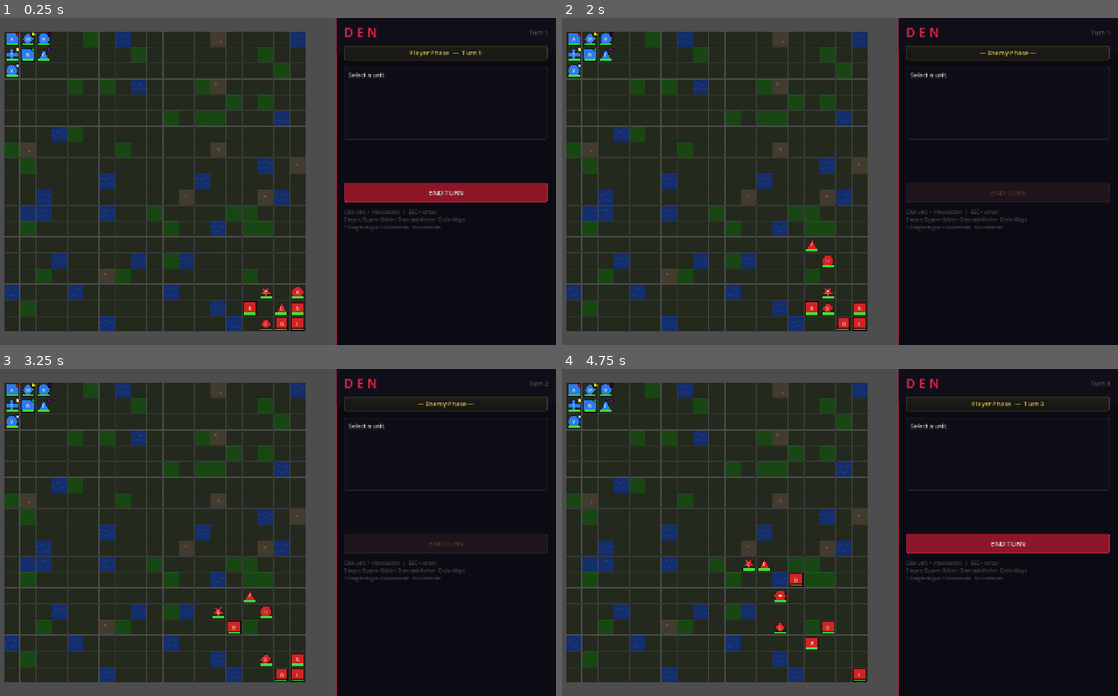
Above: before the commit, frames 1-4 (two rows, left to right).
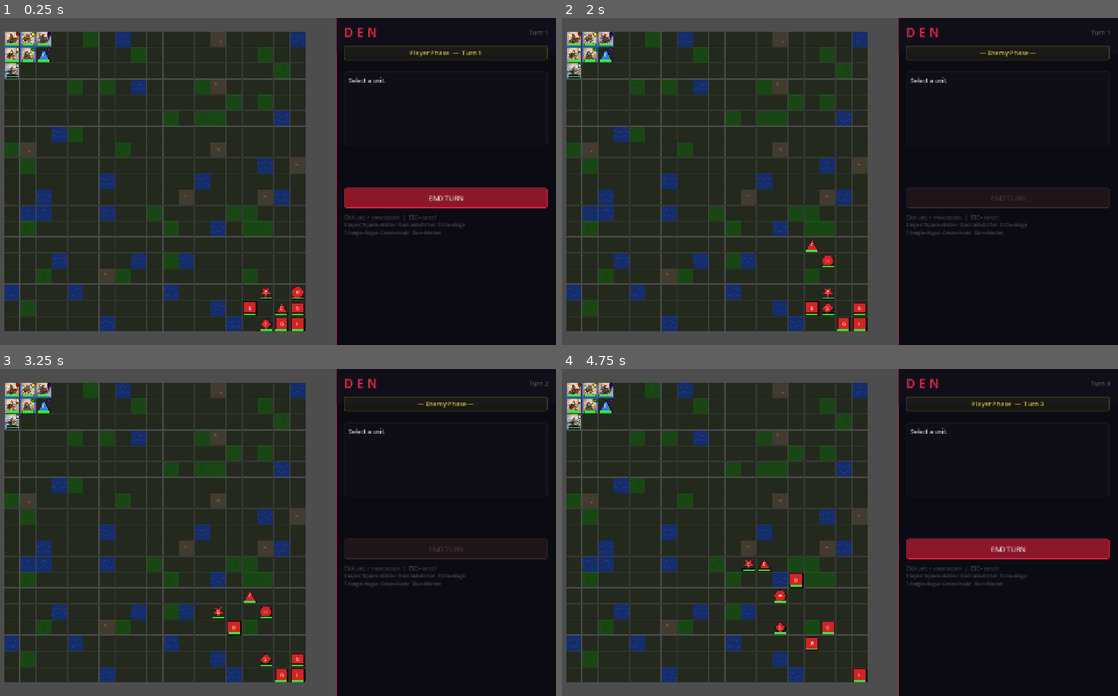
Above: after the commit, the same moments.

Repository: lEWFkRAD/Den
Game: Godot game, scene res://scenes/battle/Battle.tscn
Same seed, same stepped clock (60 frames per second), same inputs: the game is played once before the commit and once after it.
Inputs (mouse positions are in pixels of both pictures, inside the frame that each line leads up to):
- Up to frame 1 (0.25 s): no input
- Up to frame 2 (2 s): click "END TURN" at 0.5 s; tap Enter at 1.25 s; move the mouse to (956, 165) at 1.27 s; click (956, 165) at 1.42 s
- Up to frame 3 (3.25 s): tap Space at 2 s; drag from (150, 548) to (233, 597) at 2.02 s; click "END TURN" at 2.75 s
- Up to frame 4 (4.75 s): tap Enter at 3.5 s; move the mouse to (884, 460) at 3.52 s; click (884, 460) at 3.67 s; drag from (795, 597) to (650, 483) at 4.27 s

The runs differ from the first frame. In frame 1, 2.7% of the frame differs, in the area x 0-99%, y 4-96%; in frame 2, 1.6%; in frame 3, 1.6%; in frame 4, 2.7%.

Commit message:
Add character and kip sprite art integration
Crop portraits and grid sprites from art sheet, display character
portraits and kip art in the info panel, render player units as
sprite textures on the grid with team-color borders and dim-on-acted.
Enemies fall back to shape rendering.

Co-Authored-By: Claude Opus 4.6 <noreply@anthropic.com>

Diff:
--- a/scripts/battle/Battle.gd
+++ b/scripts/battle/Battle.gd
@@ -51,6 +51,10 @@
 var hp_bar_bg:       ColorRect
 var hp_bar_fill:     ColorRect
 var hp_bar_label:    Label
+var portrait_tex:    TextureRect
+var kip_portrait_tex: TextureRect
+var portrait_cache:  Dictionary = {}  # name_lower → Texture2D
+var kip_portrait_cache: Dictionary = {}  # kip_name_lower → Texture2D
 
 # Speech timer
 var speech_timer:   float = 0.0
@@ -61,10 +65,23 @@
 
 func _ready():
 	_setup_camera()
+	_load_portraits()
 	_build_ui()
 	_start_battle()
 	BattleState.kip_speaks.connect(_on_kip_speaks)
 	BattleState.unit_died.connect(_on_unit_died)
+
+func _load_portraits():
+	var char_names = ["aldric", "mira", "voss", "seren", "bram", "corvin", "yael", "lorn"]
+	for cname in char_names:
+		var path = "res://assets/portraits/%s.png" % cname
+		if ResourceLoader.exists(path):
+			portrait_cache[cname] = load(path)
+	var kip_names = ["scar", "thorn", "bolt", "null", "sleet", "dusk", "solen", "the_first"]
+	for kname in kip_names:
+		var path = "res://assets/kips/%s.png" % kname
+		if ResourceLoader.exists(path):
+			kip_portrait_cache[kname] = load(path)
 
 func _setup_camera():
 	camera = Camera2D.new()
@@ -895,6 +912,28 @@
 	root.add_child(phase_container)
 
 	root.add_child(_spacer(6))
+
+	# Portrait row (character + kip side by side)
+	var portrait_row = HBoxContainer.new()
+	portrait_row.custom_minimum_size = Vector2(448, 0)
+	portrait_row.add_theme_constant_override("separation", 8)
+
+	portrait_tex = TextureRect.new()
+	portrait_tex.custom_minimum_size = Vector2(110, 100)
+	portrait_tex.stretch_mode = TextureRect.STRETCH_KEEP_ASPECT_CENTERED
+	portrait_tex.expand_mode = TextureRect.EXPAND_FIT_WIDTH
+	portrait_tex.visible = false
+	portrait_row.add_child(portrait_tex)
+
+	kip_portrait_tex = TextureRect.new()
+	kip_portrait_tex.custom_minimum_size = Vector2(80, 80)
+	kip_portrait_tex.stretch_mode = TextureRect.STRETCH_KEEP_ASPECT_CENTERED
+	kip_portrait_tex.expand_mode = TextureRect.EXPAND_FIT_WIDTH
+	kip_portrait_tex.visible = false
+	portrait_row.add_child(kip_portrait_tex)
+
+	root.add_child(portrait_row)
+	root.add_child(_spacer(4))
 
 	# Info panel (RichTextLabel in a card)
 	var info_card = PanelContainer.new()
@@ -1044,9 +1083,31 @@
 func _set_info_text(text: String):
 	info_rtl.clear()
 	info_rtl.append_text(text)
+	portrait_tex.visible = false
+	kip_portrait_tex.visible = false
 
 func _set_info_bbcode(unit):
 	info_rtl.clear()
+
+	# Show portrait
+	var pkey = unit.unit_name.to_lower()
+	if portrait_cache.has(pkey):
+		portrait_tex.texture = portrait_cache[pkey]
+		portrait_tex.visible = true
+	else:
+		portrait_tex.visible = false
+
+	# Show kip portrait
+	if unit.bonded_kip:
+		var kip_key = unit.bonded_kip.kip_name.to_lower().replace(" ", "_")
+		# Handle "Null" kip → file is "null.png"
+		if kip_portrait_cache.has(kip_key):
+			kip_portrait_tex.texture = kip_portrait_cache[kip_key]
+			kip_portrait_tex.visible = true
+		else:
+			kip_portrait_tex.visible = false
+	else:
+		kip_portrait_tex.visible = false
 
 	# Unit name (big, team-colored)
 	var name_col = "#5588ee" if unit.is_player_unit else "#ee4433"
--- a/scripts/battle/Grid.gd
+++ b/scripts/battle/Grid.gd
@@ -14,13 +14,30 @@
 var damage_pops: Array      = []   # [{pos, text, color, timer, max_timer}]
 var units_ref:   Array       = []
 var unit_offsets: Dictionary = {}  # Unit → Vector2 (pixel offset for attack animations)
+var sprite_cache: Dictionary = {}  # unit_name_lower → Texture2D
+var kip_sprite_cache: Dictionary = {}  # kip_name_lower → Texture2D
 
 func initialize(unit_count: int, _kip_count: int = 0):
 	grid_width  = BASE_WIDTH  + unit_count * TILES_PER_UNIT
 	grid_height = BASE_HEIGHT + unit_count * TILES_PER_UNIT
 	_build_tiles()
 	_scatter_terrain()
-	queue_redraw()
+	_load_sprites()
+	queue_redraw()
+
+func _load_sprites():
+	# Player character sprites
+	var char_names = ["aldric", "mira", "voss", "seren", "bram", "corvin", "yael", "lorn"]
+	for cname in char_names:
+		var path = "res://assets/portraits/%s_small.png" % cname
+		if ResourceLoader.exists(path):
+			sprite_cache[cname] = load(path)
+	# Kip sprites
+	var kip_names = ["scar", "thorn", "bolt", "null", "sleet", "dusk", "solen", "the_first"]
+	for kname in kip_names:
+		var path = "res://assets/kips/%s_small.png" % kname
+		if ResourceLoader.exists(path):
+			kip_sprite_cache[kname] = load(path)
 
 func _build_tiles():
 	tiles.clear()
@@ -107,9 +124,61 @@
 	var ux  = p.x * TILE_SIZE + int(offset.x)
 	var uy  = p.y * TILE_SIZE + int(offset.y)
 	var pad = 6
-	var col = unit.get_display_color()
-	var shape = unit.get_class_shape()
-
+
+	# Try sprite-based rendering first
+	var sprite_key = unit.unit_name.to_lower()
+	var tex = sprite_cache.get(sprite_key, null)
+
+	if tex != null:
+		# Draw sprite scaled into tile with small padding
+		var sp = 2  # sprite padding
+		var sprite_rect = Rect2(ux + sp, uy + sp, TILE_SIZE - sp * 2, TILE_SIZE - sp * 2)
+		# Dim if acted
+		if unit.has_acted and unit.is_player_unit:
+			draw_texture_rect(tex, sprite_rect, false, Color(0.5, 0.5, 0.6, 0.7))
+		else:
+			draw_texture_rect(tex, sprite_rect, false)
+		# Team color border
+		var border_col = Color(0.18, 0.48, 0.92, 0.7) if unit.is_player_unit else Color(0.82, 0.14, 0.14, 0.7)
+		if unit.has_acted and unit.is_player_unit:
+			border_col = Color(0.3, 0.3, 0.4, 0.5)
+		draw_rect(sprite_rect, border_col, false, 1.5)
+	else:
+		# Fallback: shape-based rendering for enemies / missing sprites
+		var col = unit.get_display_color()
+		var shape = unit.get_class_shape()
+		_draw_unit_shape(ux, uy, pad, col, shape)
+		# Unit initial (only for shape-rendered units)
+		draw_string(font, Vector2(ux+TILE_SIZE/2-5, uy+TILE_SIZE/2+5),
+			unit.unit_name.substr(0,1).to_upper(),
+			HORIZONTAL_ALIGNMENT_LEFT, -1, 14, Color(1,1,1,0.9))
+
+	# HP bar (improved with border and gradient)
+	var hpr  = float(unit.stats.hp) / float(unit.stats.max_hp)
+	var bw   = TILE_SIZE - pad*2
+	var bh   = 5
+	var by   = uy + TILE_SIZE - bh - 3
+	draw_rect(Rect2(ux+pad-1, by-1, bw+2, bh+2), Color(0, 0, 0, 0.7))
+	draw_rect(Rect2(ux+pad, by, bw, bh), Color(0.06, 0.06, 0.06))
+	var bc = Color(0.15, 0.88, 0.15) if hpr > 0.5 else (Color(0.92, 0.58, 0.1) if hpr > 0.25 else Color(0.92, 0.12, 0.12))
+	var fill_w = int(bw * hpr)
+	if fill_w > 0:
+		draw_rect(Rect2(ux+pad, by, fill_w, bh), bc)
+		draw_rect(Rect2(ux+pad, by, fill_w, int(bh / 2)), Color(1, 1, 1, 0.15))
+
+	# Kip indicator
+	if unit.bonded_kip != null:
+		var kip     = unit.bonded_kip
+		var dot_pos = Vector2(ux+TILE_SIZE-pad-1, uy+pad+2)
+		draw_circle(dot_pos, 5, unit.get_kip_color())
+		draw_circle(dot_pos, 5, Color(0,0,0,0.5), false)
+		if kip.current_phase == Kip.Phase.DEPLOYED:
+			draw_circle(dot_pos, 7, Color(1,1,1,0.55), false)
+		elif kip.current_phase == Kip.Phase.AWAKENED:
+			draw_circle(dot_pos, 8,  Color(1.0,0.9,0.2,0.9),  false)
+			draw_circle(dot_pos, 11, Color(1.0,0.6,0.1,0.45), false)
+
+func _draw_unit_shape(ux: int, uy: int, pad: int, col: Color, shape: String):
 	match shape:
 		"square":
 			var r = Rect2(ux+pad, uy+pad, TILE_SIZE-pad*2, TILE_SIZE-pad*2)
@@ -122,7 +191,6 @@
 		"diamond":
 			var cx = ux + TILE_SIZE/2
 			var cy = uy + TILE_SIZE/2
-			var half = TILE_SIZE/2 - pad
 			var pts = PackedVector2Array([
 				Vector2(cx, uy+pad),
 				Vector2(ux+TILE_SIZE-pad, cy),
@@ -160,36 +228,6 @@
 				pts.append(Vector2(cx + cos(angle)*r, cy + sin(angle)*r))
 			draw_colored_polygon(pts, col)
 
-	# HP bar (improved with border and gradient)
-	var hpr  = float(unit.stats.hp) / float(unit.stats.max_hp)
-	var bw   = TILE_SIZE - pad*2
-	var bh   = 5
-	var by   = uy + TILE_SIZE - bh - 5
-	draw_rect(Rect2(ux+pad-1, by-1, bw+2, bh+2), Color(0, 0, 0, 0.6))
-	draw_rect(Rect2(ux+pad, by, bw, bh), Color(0.06, 0.06, 0.06))
-	var bc = Color(0.15, 0.88, 0.15) if hpr > 0.5 else (Color(0.92, 0.58, 0.1) if hpr > 0.25 else Color(0.92, 0.12, 0.12))
-	var fill_w = int(bw * hpr)
-	if fill_w > 0:
-		draw_rect(Rect2(ux+pad, by, fill_w, bh), bc)
-		draw_rect(Rect2(ux+pad, by, fill_w, int(bh / 2)), Color(1, 1, 1, 0.15))
-
-	# Kip indicator
-	if unit.bonded_kip != null:
-		var kip     = unit.bonded_kip
-		var dot_pos = Vector2(ux+TILE_SIZE-pad-1, uy+pad+2)
-		draw_circle(dot_pos, 5, unit.get_kip_color())
-		draw_circle(dot_pos, 5, Color(0,0,0,0.5), false)
-		if kip.current_phase == Kip.Phase.DEPLOYED:
-			draw_circle(dot_pos, 7, Color(1,1,1,0.55), false)
-		elif kip.current_phase == Kip.Phase.AWAKENED:
-			draw_circle(dot_pos, 8,  Color(1.0,0.9,0.2,0.9),  false)
-			draw_circle(dot_pos, 11, Color(1.0,0.6,0.1,0.45), false)
-
-	# Unit initial
-	draw_string(font, Vector2(ux+TILE_SIZE/2-5, uy+TILE_SIZE/2+5),
-		unit.unit_name.substr(0,1).to_upper(),
-		HORIZONTAL_ALIGNMENT_LEFT, -1, 14, Color(1,1,1,0.9))
-
 # ─── Terrain Detail Drawing ───────────────────────────────────────────────────
 
 func _draw_terrain_detail(pos: Vector2i, tile: Tile, rx: int, ry: int):
@@ -238,41 +276,16 @@
 	var uy = p.y * TILE_SIZE + int(offset.y) + 2
 	var pad = 6
 	var sc = Color(0, 0, 0, 0.25)
+
+	# Sprite units get a simple rect shadow
+	var sprite_key = unit.unit_name.to_lower()
+	if sprite_cache.has(sprite_key):
+		var sp = 2
+		draw_rect(Rect2(ux + sp, uy + sp, TILE_SIZE - sp * 2, TILE_SIZE - sp * 2), sc)
+		return
+
 	var shape = unit.get_class_shape()
-
-	match shape:
-		"square":
-			draw_rect(Rect2(ux + pad, uy + pad, TILE_SIZE - pad * 2, TILE_SIZE - pad * 2), sc)
-		"square_thick":
-			draw_rect(Rect2(ux + pad - 2, uy + pad - 2, TILE_SIZE - pad * 2 + 4, TILE_SIZE - pad * 2 + 4), sc)
-		"diamond":
-			var cx = ux + TILE_SIZE / 2; var cy = uy + TILE_SIZE / 2
-			var pts = PackedVector2Array([
-				Vector2(cx, uy + pad), Vector2(ux + TILE_SIZE - pad, cy),
-				Vector2(cx, uy + TILE_SIZE - pad), Vector2(ux + pad, cy)])
-			draw_colored_polygon(pts, sc)
-		"circle":
-			draw_circle(Vector2(ux + TILE_SIZE / 2, uy + TILE_SIZE / 2), TILE_SIZE / 2 - pad, sc)
-		"triangle":
-			var cx = ux + TILE_SIZE / 2
-			var pts = PackedVector2Array([
-				Vector2(cx, uy + pad),
-				Vector2(ux + TILE_SIZE - pad, uy + TILE_SIZE - pad),
-				Vector2(ux + pad, uy + TILE_SIZE - pad)])
-			draw_colored_polygon(pts, sc)
-		"cross":
-			var t = 10; var cx = ux + TILE_SIZE / 2; var cy = uy + TILE_SIZE / 2
-			draw_rect(Rect2(cx - t / 2, uy + pad, t, TILE_SIZE - pad * 2), sc)
-			draw_rect(Rect2(ux + pad, cy - t / 2, TILE_SIZE - pad * 2, t), sc)
-		"star":
-			var cx = ux + TILE_SIZE / 2; var cy = uy + TILE_SIZE / 2
-			var ro = TILE_SIZE / 2 - pad; var ri = ro * 0.45
-			var pts = PackedVector2Array()
-			for i in 10:
-				var angle = PI / 2 + i * TAU / 10
-				var r = ro if i % 2 == 0 else ri
-				pts.append(Vector2(cx + cos(angle) * r, cy + sin(angle) * r))
-			draw_colored_polygon(pts, sc)
+	_draw_unit_shape(ux, uy, pad, sc, shape)
 
 # ─── Highlights ───────────────────────────────────────────────────────────────
 
Binary file added: assets/kips/bolt.png
Binary file added: assets/kips/bolt_small.png
Binary file added: assets/kips/dusk.png
Binary file added: assets/kips/dusk_small.png
Binary file added: assets/kips/null.png
Binary file added: assets/kips/null_small.png
Binary file added: assets/kips/scar.png
Binary file added: assets/kips/scar_alt.png
Binary file added: assets/kips/scar_alt_small.png
Binary file added: assets/kips/scar_small.png
Binary file added: assets/kips/sleet.png
Binary file added: assets/kips/sleet_small.png
(and 18 more such lines)
